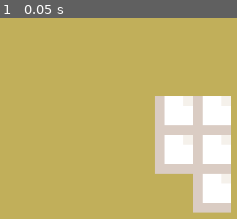
Above: before the commit, frame 1.
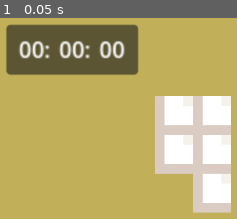
Above: after the commit, the same moment.

Repository: anindyaagnes79-dot/Trapped-in-A-Box
Game: Godot game, scene res://level1.tscn
The game is run twice, just before and just after one commit, with the same random seed, the same clock (stepped at 60 frames per second) and the same inputs. This scene is started directly instead of the project's main scene.
Inputs:
- Up to frame 1 (0.05 s): no input

The runs differ from the first frame. In frame 1, 14% of the frame differs, in the area x 2-59%, y 2-29%.
Error after the commit: Invalid assignment of property or key 'text' with value of type 'String' on a base object of type 'null instance'. (res://timepanel.gd:13)

Commit message:
time mech & button front view

Diff:
--- /dev/null
+++ b/Trapped In A Box/src/main/button_1.gd
@@ -0,0 +1,11 @@
+extends Button
+
+
+# Called when the node enters the scene tree for the first time.
+func _ready() -> void:
+	pass # Replace with function body.
+
+
+# Called every frame. 'delta' is the elapsed time since the previous frame.
+func _process(delta: float) -> void:
+	pass
--- a/Trapped In A Box/src/main/level1.tscn
+++ b/Trapped In A Box/src/main/level1.tscn
@@ -1,6 +1,9 @@
-[gd_scene load_steps=2 format=3 uid="uid://bgsjc5h1utia3"]
+[gd_scene load_steps=4 format=3 uid="uid://bgsjc5h1utia3"]
 
+[ext_resource type="Script" uid="uid://dpn652xuypk7v" path="res://timepanel.gd" id="1_dopym"]
 [ext_resource type="Texture2D" uid="uid://ceishffintt10" path="res://blocks/Untitled158_20260106220544.png" id="1_jwv3a"]
+
+[sub_resource type="LabelSettings" id="LabelSettings_ootpb"]
 
 [node name="Node2D" type="Node2D"]
 
@@ -16,6 +19,44 @@
 offset_bottom = 652.0
 color = Color(0.7553583, 0.68557405, 0.35237345, 1)
 
+[node name="Panel" type="Panel" parent="Control"]
+layout_mode = 0
+offset_left = 485.0
+offset_top = 30.0
+offset_right = 580.0
+offset_bottom = 66.0
+scale = Vector2(2, 2)
+script = ExtResource("1_dopym")
+
+[node name="Label" type="Label" parent="Control/Panel"]
+layout_mode = 0
+offset_left = -8.0
+offset_top = 6.0
+offset_right = 32.0
+offset_bottom = 29.0
+text = "00:"
+label_settings = SubResource("LabelSettings_ootpb")
+horizontal_alignment = 2
+vertical_alignment = 1
+
+[node name="Label2" type="Label" parent="Control/Panel"]
+layout_mode = 0
+offset_left = 21.0
+offset_top = 6.0
+offset_right = 61.0
+offset_bottom = 29.0
+text = "00:"
+horizontal_alignment = 2
+
+[node name="Label3" type="Label" parent="Control/Panel"]
+layout_mode = 0
+offset_left = 46.0
+offset_top = 6.0
+offset_right = 86.0
+offset_bottom = 29.0
+text = "00"
+horizontal_alignment = 2
+
 [node name="Untitled15820260106220544" type="Sprite2D" parent="."]
 texture_filter = 1
 position = Vector2(754, 245)
--- /dev/null
+++ b/Trapped In A Box/src/main/timepanel.gd
@@ -0,0 +1,18 @@
+extends Panel
+
+var time: float = 0.0
+var minutes: int = 0
+var seconds: int = 0
+var msec: int = 0
+
+func _process(delta) -> void:
+	time =+ delta
+	msec = fmod(time, 1)*100
+	seconds = fmod(time,60)
+	minutes = fmod(time, 3600) / 60
+	$Minutes.text = "%02d:" % minutes
+	$Seconds.text = "%02d." % seconds
+	$Msecs.text = "%03d" % msec
+
+func stop() -> void:
+	set_process(false)
Not shown, added: Trapped In A Box/src/main/button_1.gd.uid
Not shown, added: Trapped In A Box/src/main/timepanel.gd.uid
